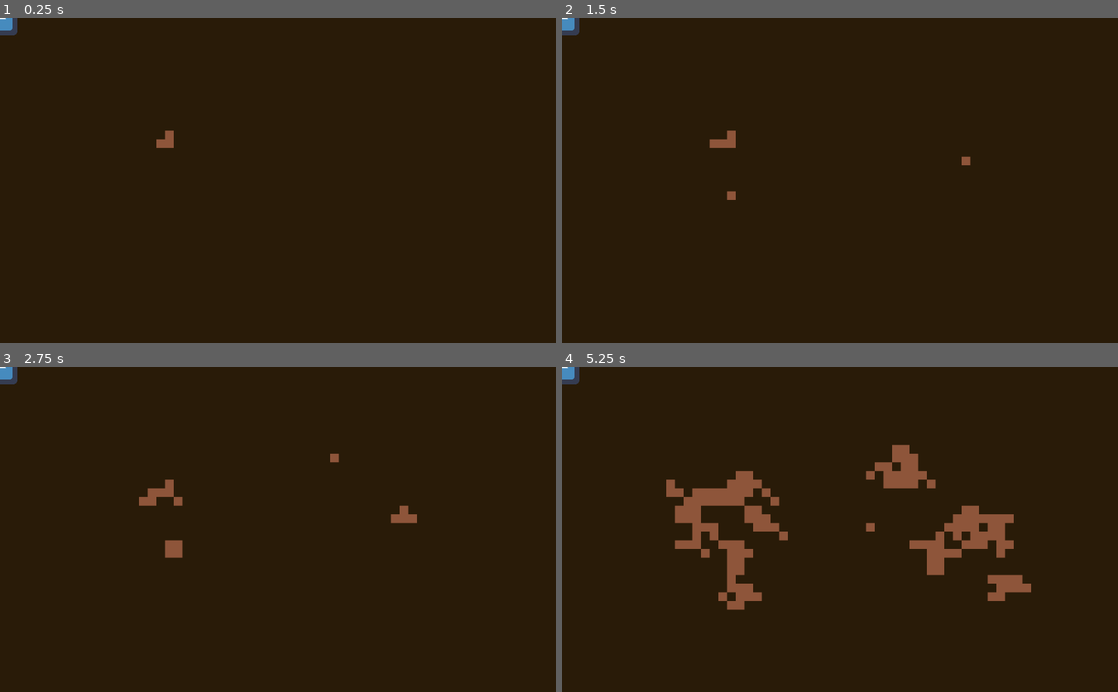
Above: before the commit, frames 1-4 (two rows, left to right).
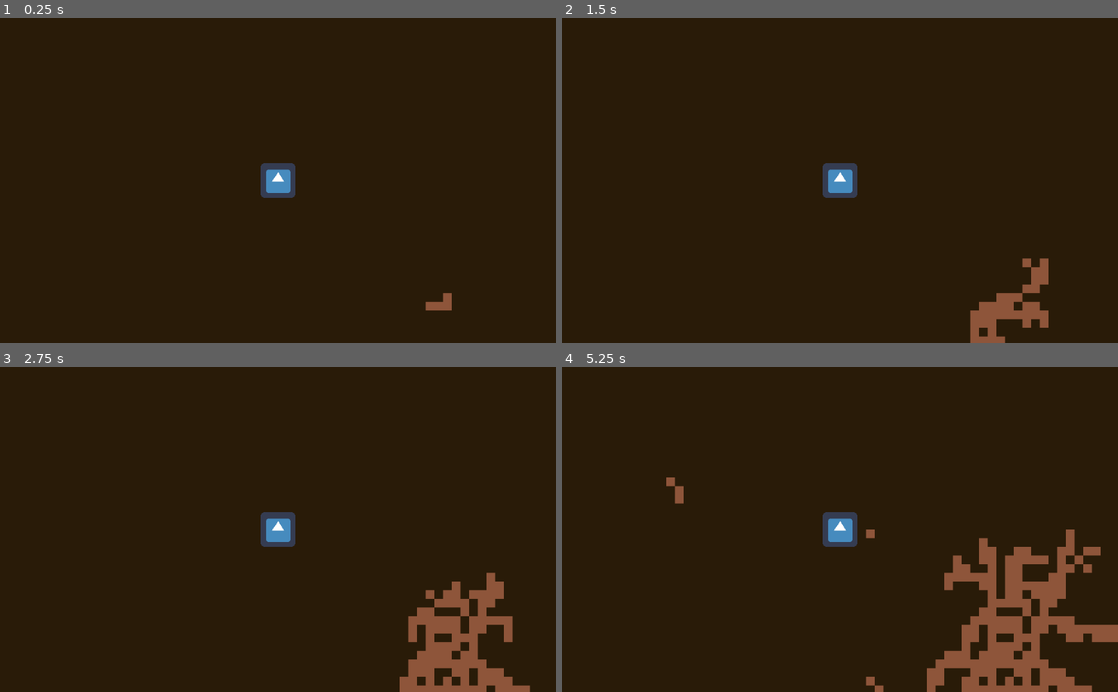
Above: after the commit, the same moments.

Repository: isterkvarn/rootwork
Game: Godot game, scene res://main.tscn
Same seed, same stepped clock (60 frames per second), same inputs: the game is played once before the commit and once after it. The engine's default icon, where the game draws it, is replaced by a stand-in: a white triangle on a blue panel in a dark square.
Inputs (mouse positions are in pixels of both pictures, inside the frame that each line leads up to):
- Up to frame 1 (0.25 s): no input
- Up to frame 2 (1.5 s): tap Enter at 0.5 s; move the mouse to (962, 164) at 0.52 s; tap H at 0.6 s; click (962, 164) at 0.67 s; move the mouse to (728, 196) at 1.27 s; click (728, 196) at 1.35 s
- Up to frame 3 (2.75 s): tap H at 1.55, 2.1 s; move the mouse to (333, 458) at 2.02 s; click (333, 458) at 2.17 s
- Up to frame 4 (5.25 s): move the mouse to (812, 594) at 2.77 s; tap J at 2.85 s; click (812, 594) at 2.92 s; tap H at 3.05, 3.8, 4.55, 5.1 s; move the mouse to (1006, 578) at 3.52 s; tap K at 3.6 s; click (1006, 578) at 3.67 s; tap Space at 4.25 s; move the mouse to (673, 480) at 4.27 s; tap L at 4.35 s; click (673, 480) at 4.42 s; tap Enter at 5 s; move the mouse to (867, 529) at 5.02 s; click (867, 529) at 5.17 s

The runs differ from the first frame. In frame 1, 1.1% of the frame differs, in the area x 0-82%, y 0-90%; in frame 2, 2.6%; in frame 3, 5.5%; in frame 4, 13%, in the area x 0-100%, y 0-100%.

Commit message:
stuff

Diff:
--- a/Grid.gd
+++ b/Grid.gd
@@ -21,13 +21,13 @@
 		var cluster = get_spawn_coord(root)
 		var spawn_range = [[-1, 1], [-1, 1]]
 
-		if cluster.x > 9:
+		if cluster.x > 3:
 			spawn_range[0][1] = 0
-		elif cluster.x < -9:
+		elif cluster.x < -3:
 			spawn_range[0][0] = 0
-		if cluster.y > 9:
+		if cluster.y > 3:
 			spawn_range[1][1] = 0
-		elif cluster.y > -9:
+		elif cluster.y > -3:
 			spawn_range[1][0] = 0
 
 		var neighbour = Vector2(
--- a/Placer.gd
+++ b/Placer.gd
@@ -3,7 +3,7 @@
 var roots_in_inv : int = 10
 const ITERATION_THRESHOLD = 10
 var current_iteration_value = 0
-var iterate = false
+var iterate = true
 
 
 onready var grid = get_parent().get_node("Grid")
--- a/main.tscn
+++ b/main.tscn
@@ -36,4 +36,5 @@
 texture = ExtResource( 3 )
 
 [node name="Camera2D" type="Camera2D" parent="."]
+current = true
 script = ExtResource( 2 )
